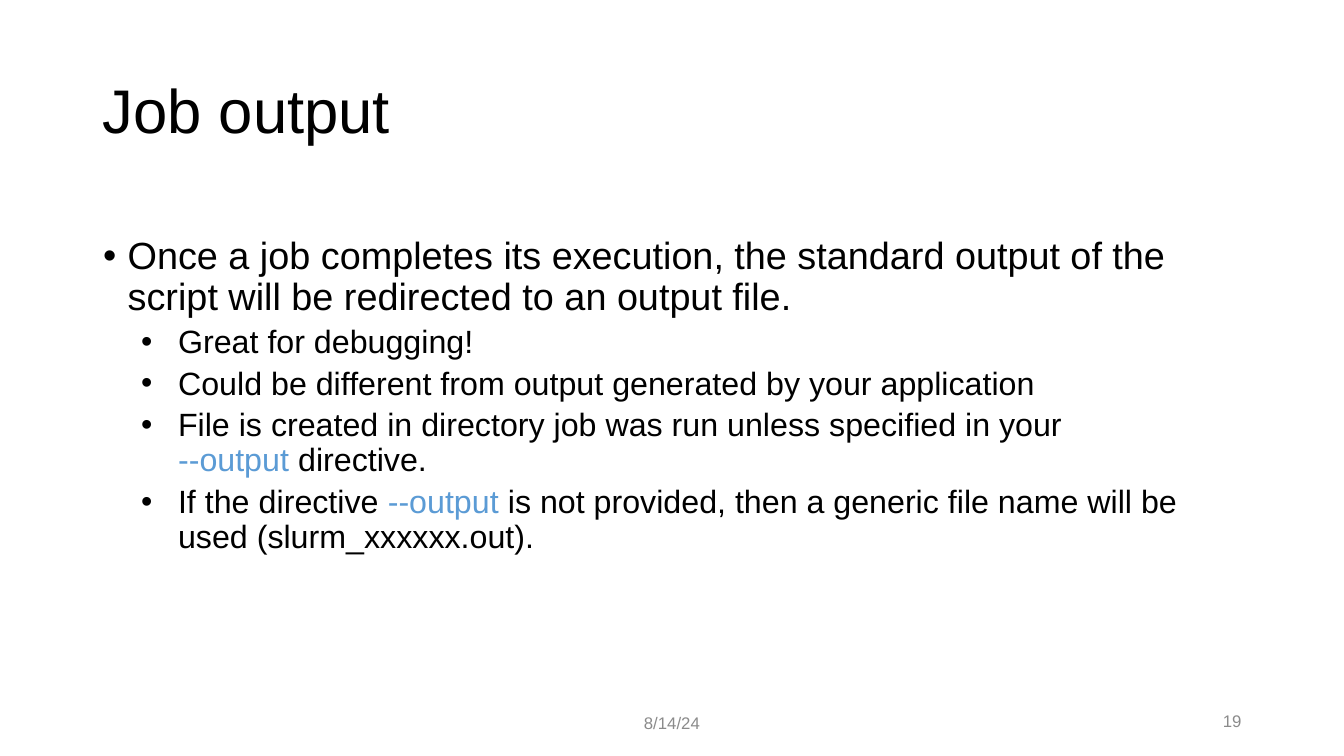
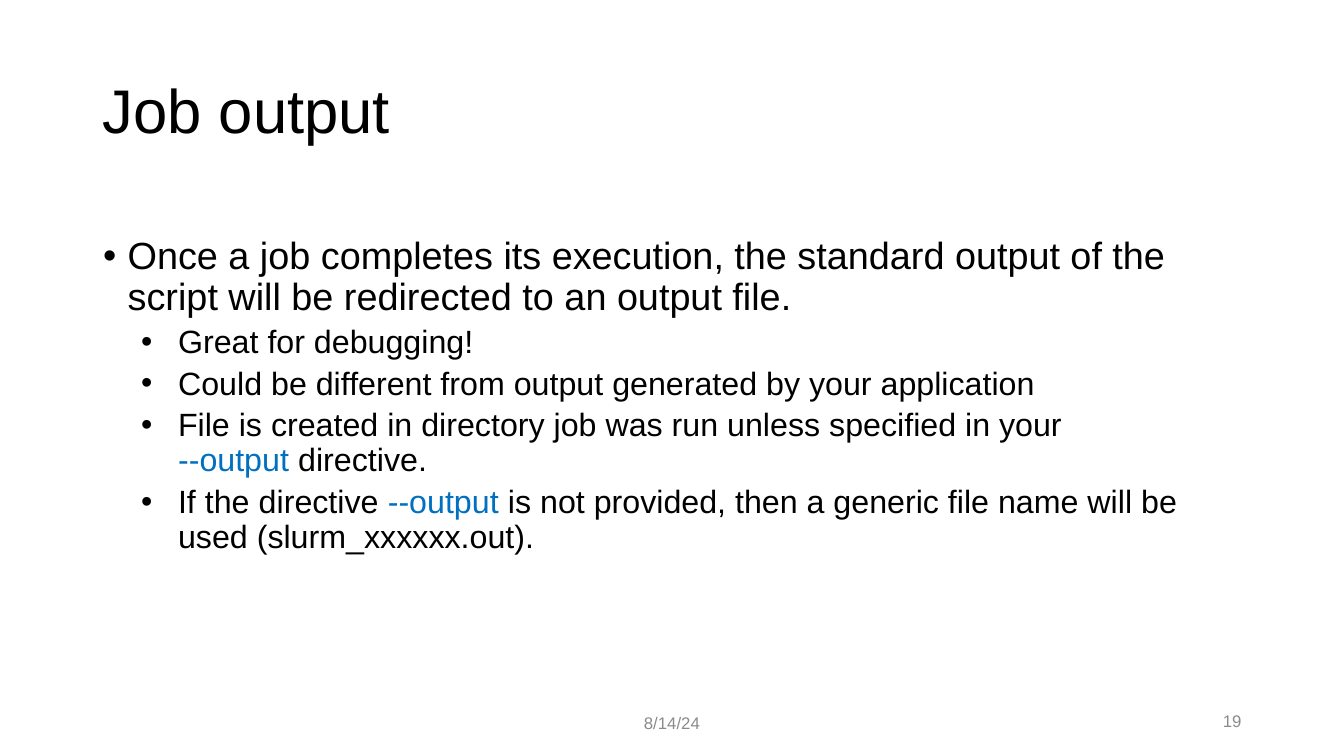
Before and after one commit to ResearchComputing/hpc_fundamentals_micro_credential, a slide deck: slide 19 of scheduling_jobs/scheduling_jobs.pptx. Drawn at 1344x756 pixels with LibreOffice and Linux fonts; fonts in the diff are those of the drawing; background and template pictures are left out. Boxes give left, top, right and bottom in pixels: in the first picture for what was removed or moved away, otherwise in the second. Text is boxed around its words. In the diff, an @@ line names an element or a change of style, - is before the commit and + after.

```diff
--- a/scheduling_jobs/scheduling_jobs.pptx
+++ b/scheduling_jobs/scheduling_jobs.pptx
@@ text at (x1=178, y1=412, x2=1177, y2=554): text colour #5B9BD5 to #0070C0 in "--output", "--output" @@
```
Also in this commit, not shown: 1 other slide changed, 1 other file.
